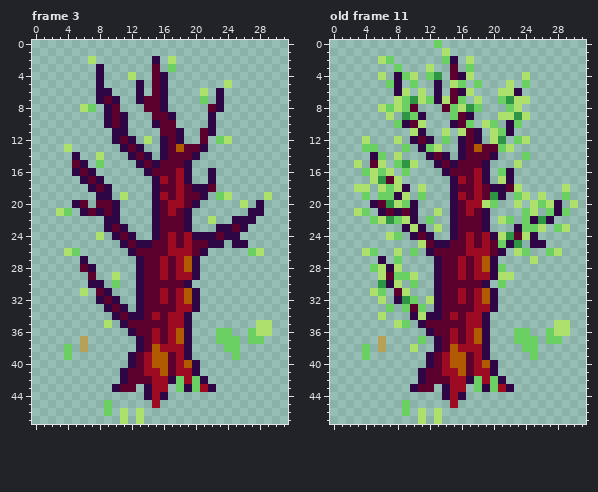
Pixel-art file, stored at assets/farm/tree.aseprite. That is the earlier state.
32x48 pixels, 12 frames. Shown: frame 3, old frame 11. The commit also changed other frames, which this record leaves out.
And afterwards:
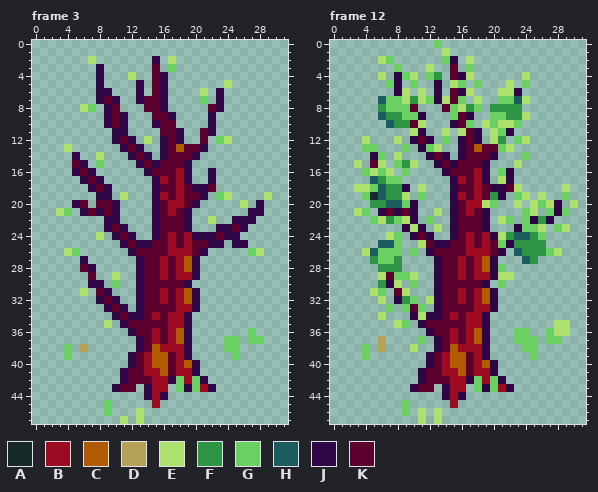
Palette (. is transparent): A #152a29  B #9c0b21  C #b05b02  D #b5a157  E #ade06c  F #2d9543  G #6ad063  H #1b5d5f  J #2e0645  K #5c002e
A new or re-ordered frame is compared with the old frame closest to it.
From old to new:
frames re-ordered
--- frame 3, layer "Layer 1"
@@ x 0..31 @@
 34 ..........JKJJKBKBBJ............
-35 .........E.JKKKKKBBJ........EE..
-36 ............JKKBKBCJ...GG..GEE..
-37 ......D......JKBKBCJ...GGG.GG...
+35 .........E.JKKKKKBBJ............
+36 ............JKKBKBCJ.......G....
+37 .............JKBKBCJ....GG.GG...
 38 ....G.D......JKCBBBJ....GG......
@@ x 9..13 @@
 45 G....
-46 G.E.E
+46 G...E
 47 ..E.E
--- frame 12 against old frame 11, layer "Layer 1"
@@ x 4..25 @@
  6 ....JE.E.J.KJE...EEJ..
- 7 ....EGFEGJEKG.E..GFEE.
- 8 ..EGEGK...KGEFG...GE..
- 9 ...E.FGJ...GKJ...EEFE.
-10 ....GJKE...JKG.EG.JG..
+ 7 ..HGGEFEGJEKG.E..GGHE.
+ 8 ..FGGGK...KGEFG.FFFF..
+ 9 ..HFFGGJ...GKJ..GGFFE.
+10 ...HFFKE...JKG.EGEEG..
 11 ......EJ..E.EKJ.EGJ...
@@ x 3..10 @@
 16 .GEGE.G.
-17 ..EFKE..
-18 EE.EGEJ.
-19 .G.GGJE.
-20 ..JKFEGJ
+17 ..HFGG..
+18 EEGHFFJ.
+19 .GAHFFE.
+20 ..FFHHGJ
 21 EG.JKJKJ
@@ x 0..31 @@
 23 .........JEJ.E.JKKKJ...JGGE.GE..
-24 .......EG.JKJ..JKBKBJEFKEJ......
-25 ...........EKJJKKBKBKGJF.JJ.....
-26 ....EG..E.G.JKKKKBBBKJ.EG..GE...
-27 ......J.G....JKKBKBCJ....E......
-28 .....GEJE....JKKBKBCJG..........
+24 .......EG.JKJ..JKBKBJEFHHFG.....
+25 ......HHG..EKJJKKBKBKGJFFFF.....
+26 ....EHGGG.G.JKKKKBBBKJ.HFFFGE...
+27 .....FGGF....JKKBKBCJ...HF......
+28 ......FFF....JKKBKBCJG..........
 29 ......EKGGE..JKKBKBBJEE.........
Where, in picture pixels (left, top, right, bottom), the same in both pictures:
erased: (216, 320, 272, 344)
erased: (80, 336, 88, 344)
erased: (120, 408, 128, 416)
changed: (378, 96, 410, 128)
changed: (490, 96, 522, 128)
changed: (370, 176, 402, 208)
changed: (514, 232, 546, 264)
changed: (370, 240, 402, 272)
